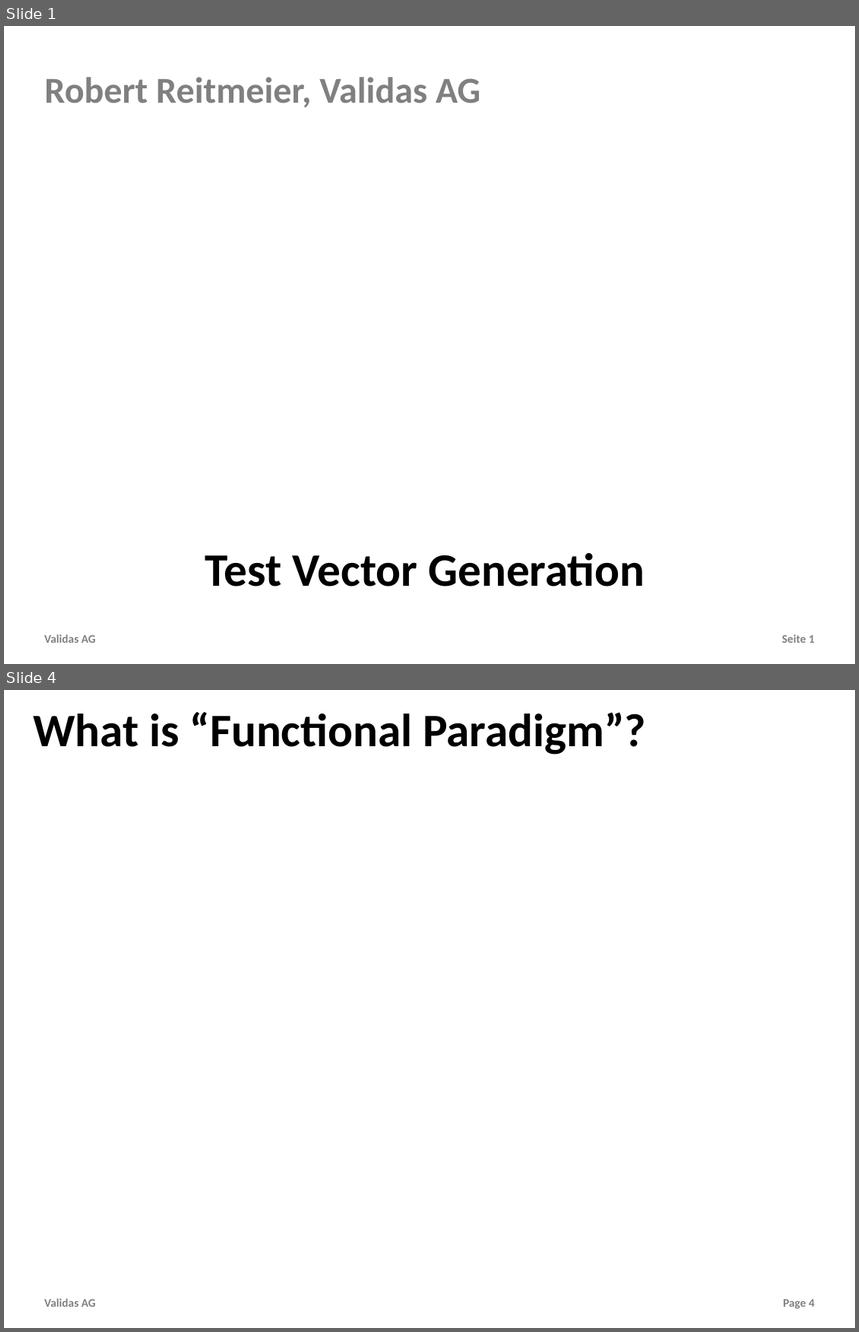
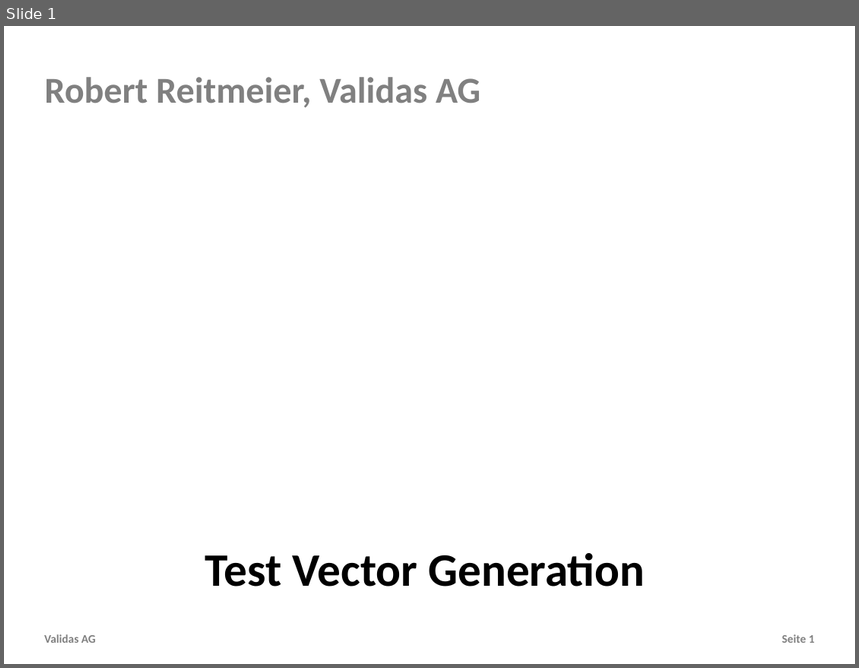
Before and after one commit to theoremprover/tvg, a slide deck: Vortraege/TestVectorGenerator.pptx. Shown one above the other, each under a label of ours: slides 1 and 4 before the commit, slide 1 after it; the slides between them are not shown. The pictures are 859x1332 and 859x668 pixels, drawn with LibreOffice and Linux fonts; fonts in the diff are those of the drawing; background and template pictures are left out. Boxes give left, top, right and bottom in pixels: in the first picture for what was removed or moved away, otherwise in the second. Text is boxed around its words. In the diff, an @@ line names an element or a change of style, - is before the commit and + after.

```diff
--- a/Vortraege/TestVectorGenerator.pptx
+++ b/Vortraege/TestVectorGenerator.pptx
@@ slide 4 removed at (4,690,855,1328), background #FFFFFF; not listed: 1 template element that a slide beside it also shows @@
@@ title removed at (33,712,646,755) @@
-What is “Functional Paradigm”?
@@ page number removed at (783,1300,815,1309) @@
-Page 4
```
Also in this commit, not shown: 3 slides changed, 2 slides added, 1 other slide removed, 1 other file.
